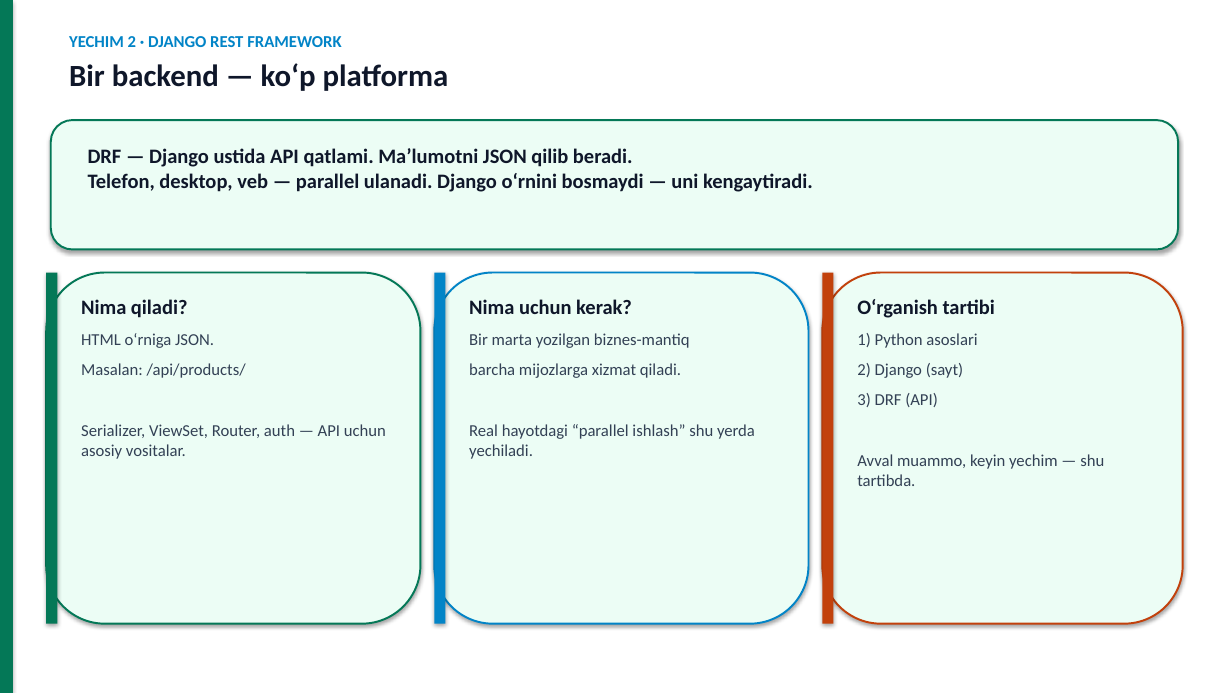
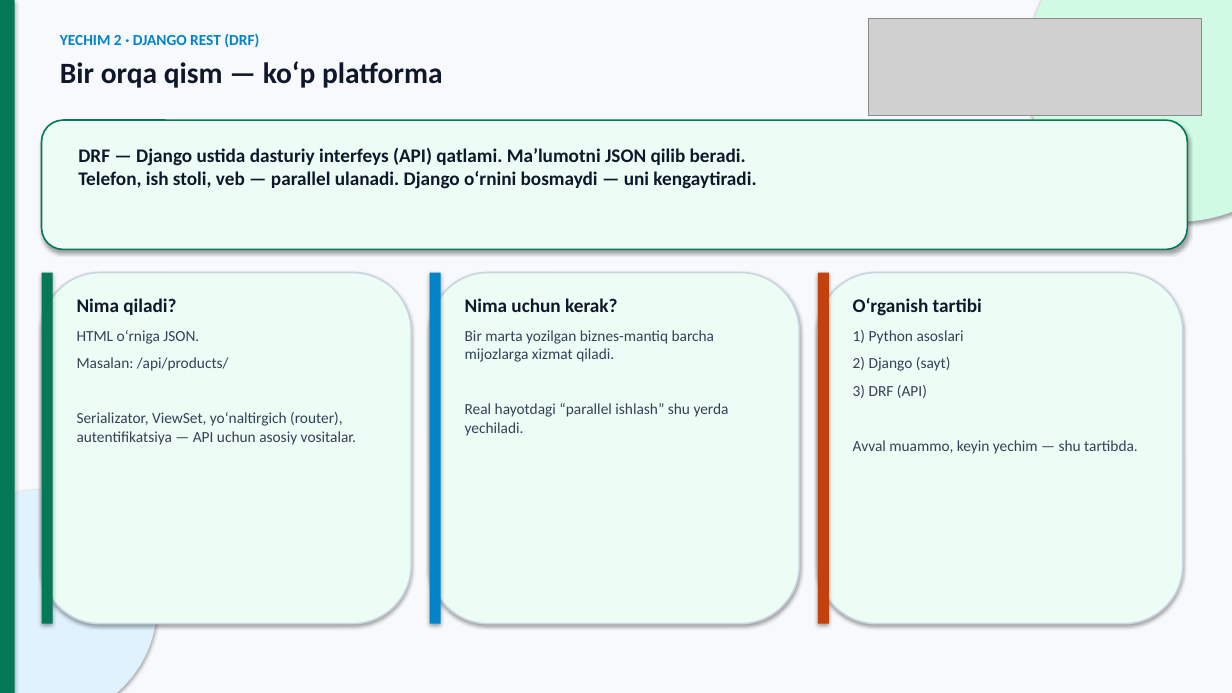
Before and after one commit to DilshodZokirov/bgalaxy-app, a slide deck: slide 15 of python-prezentatsiya/Python-Django-PBL-v5.pptx. Drawn at 1232x693 pixels with LibreOffice and Linux fonts; fonts in the diff are those of the drawing; grey boxes stand for pictures. Boxes give left, top, right and bottom in pixels: in the first picture for what was removed or moved away, otherwise in the second. Text is boxed around its words. In the diff, an @@ line names an element or a change of style, - is before the commit and + after.

```diff
--- a/python-prezentatsiya/Python-Django-PBL-v5.pptx
+++ b/python-prezentatsiya/Python-Django-PBL-v5.pptx
@@ background #FFFFFF to #F7F9FC @@
@@ picture added at [869,18,1202,116] @@
@@ ellipse added at [1026,0,1232,222], fill #D1FAE5 @@
@@ text at [60,33,443,88]: text changed; size 13 to 23 pt; text colour #0284C7 to #0F172A @@
-YECHIM 2 · DJANGO REST FRAMEWORK
-Bir backend — ko‘p platforma
+YECHIM 2 · DJANGO REST (DRF)
+Bir orqa qism — ko‘p platforma
@@ rounded rectangle: place and size @@
-rounded rectangle at [51,120,1178,250]
+rounded rectangle at [42,120,1188,250]
@@ rounded rectangle at [42,120,1188,250]: outline #047857 1.5 pt to #047857 1.25 pt @@
@@ text at [78,148,756,189]: text changed; size 16 to 15 pt @@
-DRF — Django ustida API qatlami. Ma’lumotni JSON qilib beradi.
-Telefon, desktop, veb — parallel ulanadi. Django o‘rnini bosmaydi — uni kengaytiradi.
+DRF — Django ustida dasturiy interfeys (API) qatlami. Ma’lumotni JSON qilib beradi.
+Telefon, ish stoli, veb — parallel ulanadi. Django o‘rnini bosmaydi — uni kengaytiradi.
@@ rounded rectangle: place and size @@
-rounded rectangle at [434,273,809,624]
+rounded rectangle at [42,273,411,624]
@@ rounded rectangle at [42,273,411,624]: outline #0284C7 1.5 pt to #CBD5E1 1.25 pt @@
@@ rounded rectangle removed at [46,273,421,624] @@
@@ text at [77,298,176,315]: size 16 to 15 pt in "Nima qiladi?"; less space between paragraphs @@
@@ rounded rectangle: place and size @@
-rounded rectangle at [823,273,1183,624]
+rounded rectangle at [430,273,799,624]
@@ rounded rectangle at [430,273,799,624]: outline #C2410C 1.5 pt to #CBD5E1 1.25 pt @@
@@ text "Nima uchun kerak?" at [465,298,729,436]: size 16 to 15 pt in "Nima uchun kerak?"; size 13 to 12 pt in "Bir marta yozilgan biznes-mantiq barcha mijozlarga xizmat ..."; less space between paragraphs @@
@@ 3 rectangles: place and size @@
-3 rectangles at [46,273,834,624]
+3 rectangles at [42,273,829,624]
@@ rounded rectangle added at [818,273,1183,624], fill #ECFDF5, outline #CBD5E1 1.25 pt @@
@@ text "O‘rganish tartibi" at [853,298,1138,454]: size 16 to 15 pt in "O‘rganish tartibi"; size 13 to 12 pt in "1) Python asoslari 2) Django (sayt) 3) ..."; less space between paragraphs @@
@@ text at [77,330,356,445]: text changed; size 13 to 12 pt @@
-HTML o‘rniga JSON.
-Masalan: /api/products/
-Serializer, ViewSet, Router, auth — API uchun asosiy vositalar.
+HTML o‘rniga JSON.
+Masalan: /api/products/
+Serializator, ViewSet, yo‘naltirgich (router), autentifikatsiya — API uchun asosiy vositalar.
@@ ellipse added at [0,490,157,693], fill #E0F2FE @@
```
Also in this commit, not shown: 14 other slides changed, 1 slide added, 20 other files.
